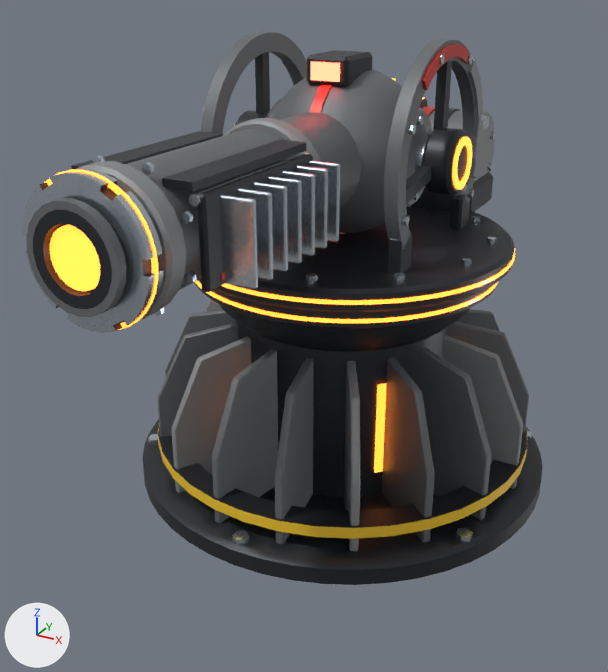
The glTF model Tools/ModelFactory/R4Weapons938/R4W_BeamCutter/R4W_BeamCutter.glb: old version first, new version second.
Rendered twice from a 50 mm lens placed at (0.409, -0.842, 0.322), pointed at (0.005, -0.107, -0.046). The axes (+X, +Y, +Z) are drawn at lower left. The lights are the same throughout. The older version comes first. Where no turn or scale is listed for an object, it has been applied to the vertices. Vertices at exactly the same position are counted once.

Objects in the first picture: 'R4W_BeamCutter_Base', 'R4W_BeamCutter_FinR', 'R4W_BeamCutter_FocusRing', 'R4W_BeamCutter_Pitch', 'R4W_BeamCutter_Yaw'.
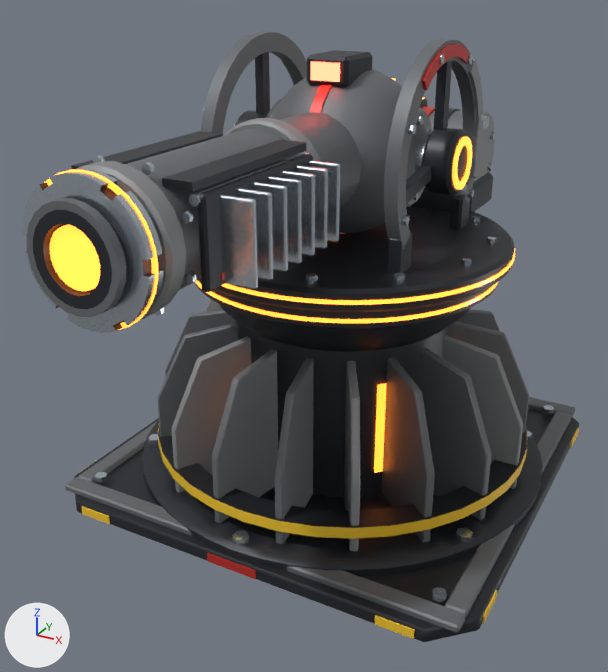
Diff of the bpy script that builds the scene:
```diff
--- a/Tools/ModelFactory/R4Weapons938/R4W_BeamCutter/R4W_BeamCutter.glb.py
+++ b/Tools/ModelFactory/R4Weapons938/R4W_BeamCutter/R4W_BeamCutter.glb.py
@@ me_r4w_beamcutter_base @@
 # used by ob_r4w_beamcutter_base; location = (0.0, 0.0, 0.0)
-me_r4w_beamcutter_base.from_pydata(...)  # 1982 vertices, 4008 faces; spans x -0.25..0.25, y -0.25..0.25, z -0.26..0.016
+me_r4w_beamcutter_base.from_pydata(...)  # 2705 vertices, 5434 faces; spans x -0.256..0.256, y -0.256..0.256, z -0.26..0.016
+# me_r4w_beamcutter_base part 1: a new loose piece, a 6-sided cylinder along z spanning x -0.2195..-0.2045, y -0.2185..-0.2055, z -0.238..-0.2315, in mat_steel_light (light grey #c4ced7)
+# me_r4w_beamcutter_base part 2: a new loose piece, a 6-sided cylinder along z spanning x 0.2045..0.2195, y 0.2055..0.2185, z -0.238..-0.2315, in mat_steel_light (light grey #c4ced7)
+# me_r4w_beamcutter_base part 3: a new loose piece, a 6-sided cylinder along z spanning x 0.2045..0.2195, y -0.2185..-0.2055, z -0.238..-0.2315, in mat_steel_light (light grey #c4ced7)
+# me_r4w_beamcutter_base part 4: 26 vertices moved from x -0.25..0.25, y -0.25..0.25, z -0.26..-0.255 to x -0.249..0.249, y -0.249..0.249, z -0.244..-0.237; 71 vertices removed from x -0.248..0.248, y -0.248..0.248, z -0.26..-0.255; 602 vertices added at x -0.256..0.256, y -0.256..0.256, z -0.26..-0.237
+# other edits to the shape of me_r4w_beamcutter_base do not show in these pictures
 me_r4w_beamcutter_base.materials.append(mat_armor_dark)
@@ me_r4w_beamcutter_base @@
 me_r4w_beamcutter_base.materials.append(mat_hazard_yellow)
+me_r4w_beamcutter_base.materials.append(mat_teamcolor_red)  # red #cb352c
```

Changed parts and their boxes (x1, y1, x2, y2) in the pictures (608 x 672 px):
'R4W_BeamCutter_Base', reshaped (28% wider, 19% taller): before (142, 281, 543, 585); after (65, 281, 579, 642)
part 1 of me_r4w_beamcutter_base, added: after (95, 472, 108, 483)
part 2 of me_r4w_beamcutter_base, added: after (543, 405, 554, 414)
part 3 of me_r4w_beamcutter_base, added: after (432, 587, 447, 602)
part 4 of me_r4w_beamcutter_base, built on: before (144, 474, 541, 585); after (65, 397, 579, 642)
